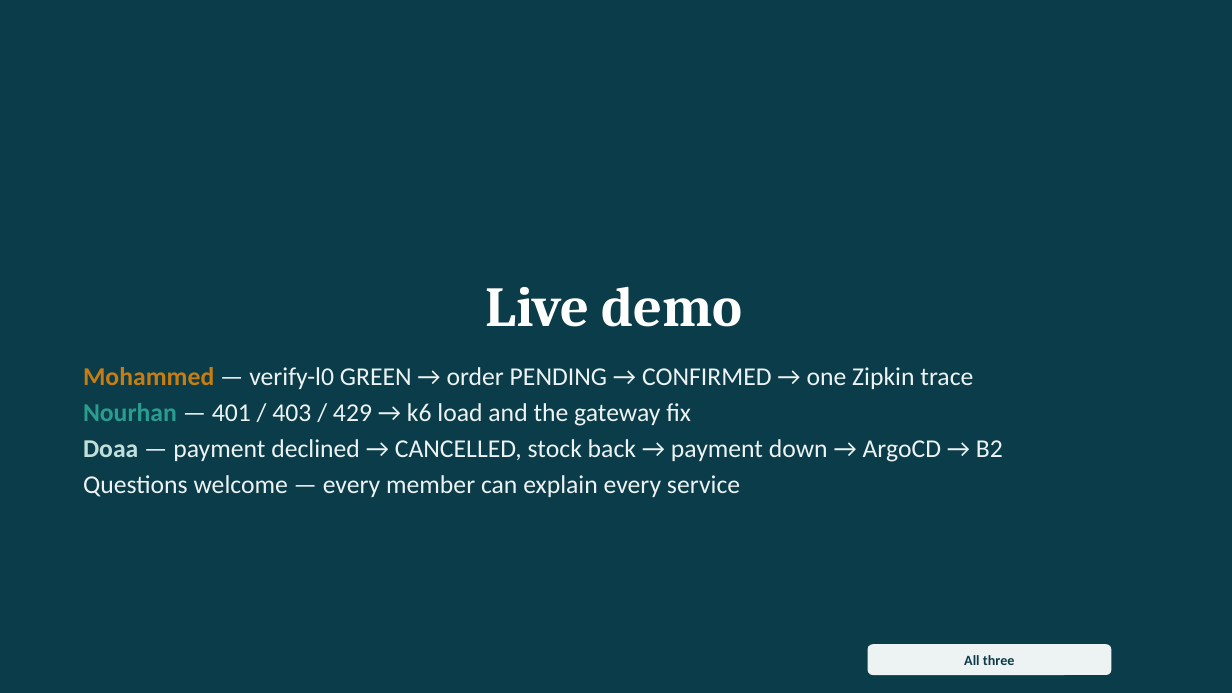
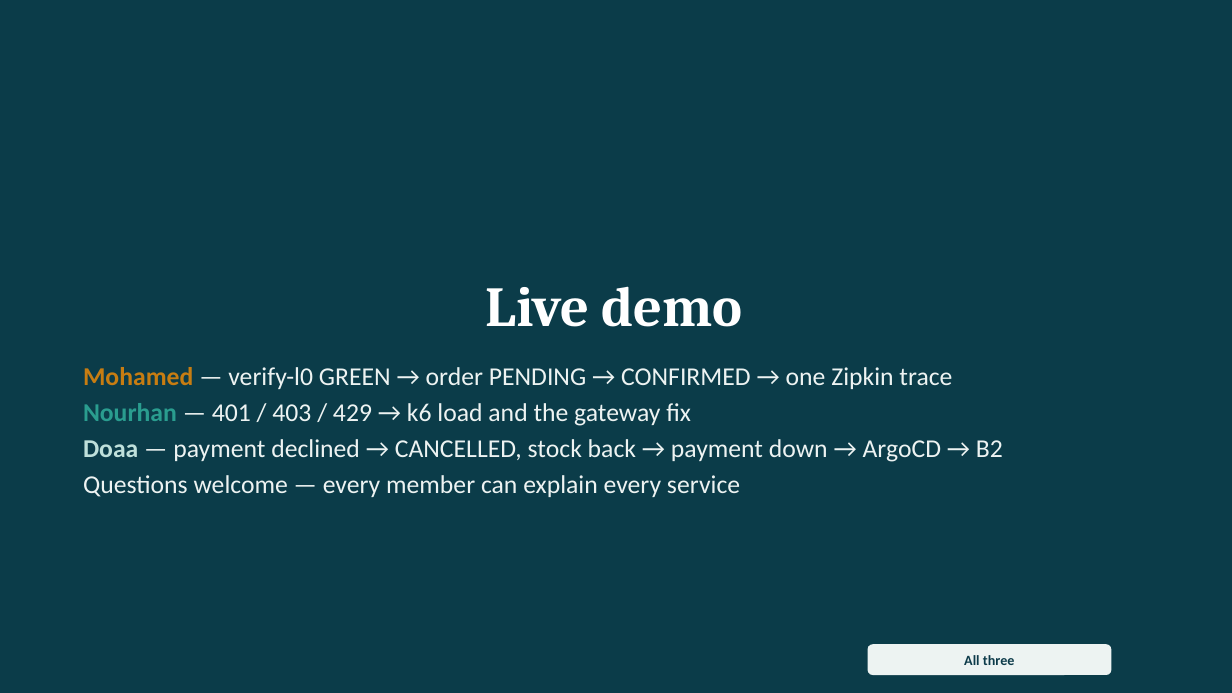
Before and after one commit to 13nour11/capstone-platform, a slide deck: slide 19 of docs/slides/capstone-final.pptx (slide 15 before the commit). Drawn at 1232x693 pixels with LibreOffice and Linux fonts; fonts in the diff are those of the drawing. Boxes give left, top, right and bottom in pixels: in the first picture for what was removed or moved away, otherwise in the second. Text is boxed around its words. In the diff, an @@ line names an element or a change of style, - is before the commit and + after.

Commit message:
capstone-L6: slides-with-live-screenshots-from-the-cluster-on-main
Four evidence slides from the kind run on main: Zipkin trace across HTTP and Kafka, B2 in
Grafana, ArgoCD 10/10 Synced/Healthy, CI on main + Platform Overview. Names as in the Team
Charter, presenter ranges updated, slide outline and demo script aligned with the deck.

```diff
--- a/docs/slides/capstone-final.pptx
+++ b/docs/slides/capstone-final.pptx
@@ text at box(83, 367, 952, 389): text changed @@
-Mohammed — verify-l0 GREEN → order PENDING → CONFIRMED → one Zipkin trace
+Mohamed — verify-l0 GREEN → order PENDING → CONFIRMED → one Zipkin trace
```
Also in this commit, not shown: 7 other slides changed, 4 slides added, 10 other files.
